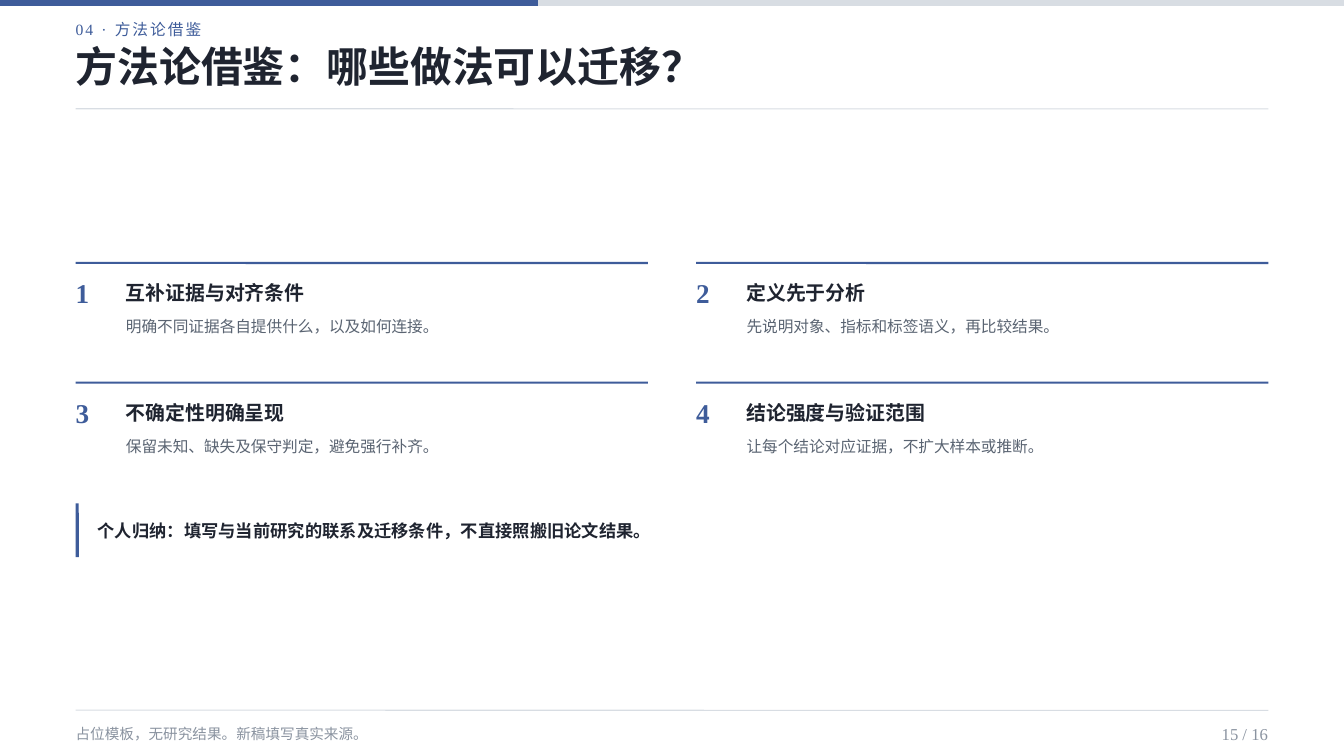
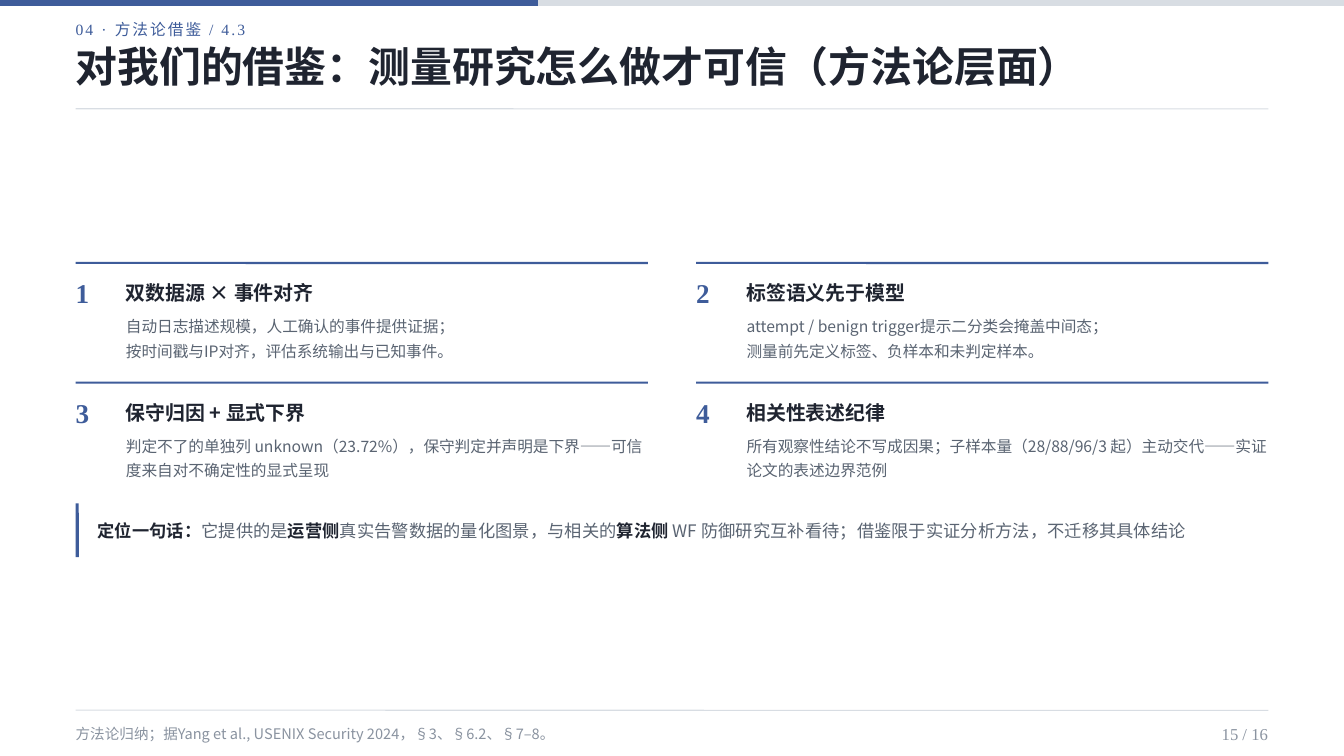
Before and after one commit to 01Elaine/research-ppt-skills, a slide deck: slide 15 of skills/artifact-template-soc-ppt/assets/reference.pptx. Drawn at 1344x756 pixels with LibreOffice and Linux fonts; fonts in the diff are those of the drawing. Boxes give left, top, right and bottom in pixels: in the first picture for what was removed or moved away, otherwise in the second. Text is boxed around its words. In the diff, an @@ line names an element or a change of style, - is before the commit and + after.

```diff
--- a/skills/artifact-template-soc-ppt/assets/reference.pptx
+++ b/skills/artifact-template-soc-ppt/assets/reference.pptx
@@ text at [76, 22, 245, 37]: text changed @@
-04 · 方法论借鉴
+04 · 方法论借鉴 / 4.3
@@ text at [76, 46, 1080, 86]: text changed @@
-方法论借鉴：哪些做法可以迁移？
+对我们的借鉴：测量研究怎么做才可信（方法论层面）
@@ text at [126, 283, 313, 302]: text changed @@
-互补证据与对齐条件
+双数据源 × 事件对齐
@@ text at [747, 283, 906, 302]: text changed @@
-定义先于分析
+标签语义先于模型
@@ text at [126, 319, 454, 359]: text changed @@
-明确不同证据各自提供什么，以及如何连接。
+自动日志描述规模，人工确认的事件提供证据；
+按时间戳与IP对齐，评估系统输出与已知事件。
@@ text at [747, 319, 1108, 359]: text changed @@
-先说明对象、指标和标签语义，再比较结果。
+attempt / benign trigger提示二分类会掩盖中间态；
+测量前先定义标签、负样本和未判定样本。
@@ text at [126, 403, 305, 422]: text changed @@
-不确定性明确呈现
+保守归因 + 显式下界
@@ text at [747, 403, 886, 422]: text changed @@
-结论强度与验证范围
+相关性表述纪律
@@ text at [126, 439, 643, 477]: text changed @@
-保留未知、缺失及保守判定，避免强行补齐。
+判定不了的单独列 unknown（23.72%），保守判定并声明是下界——可信度来自对不确定性的显式呈现
@@ text at [747, 439, 1266, 477]: text changed @@
-让每个结论对应证据，不扩大样本或推断。
+所有观察性结论不写成因果；子样本量（28/88/96/3 起）主动交代——实证论文的表述边界范例
@@ text at [98, 522, 1186, 540]: text changed; text colour #1F2430 to #5A6472; bold off @@
-个人归纳：填写与当前研究的联系及迁移条件，不直接照搬旧论文结果。
+定位一句话：它提供的是运营侧真实告警数据的量化图景，与相关的算法侧 WF 防御研究互补看待；借鉴限于实证分析方法，不迁移其具体结论
@@ text at [76, 727, 554, 743]: text changed @@
-占位模板，无研究结果。新稿填写真实来源。
+方法论归纳；据Yang et al., USENIX Security 2024，§3、§6.2、§7–8。
```
Also in this commit, not shown: 14 other slides changed, 1 slide added, 1 slide removed, 46 other files.
